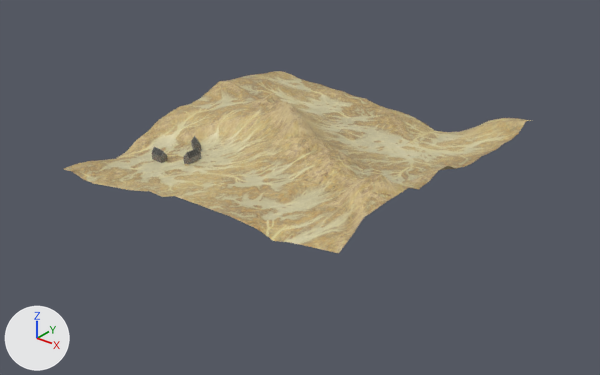
Renders of the FBX model toys/desert/desert.fbx from each side of a commit.
Both versions are drawn from a 50 mm camera at (14.3, -17.99, 10.49) aimed at (0.5, -0.74, -0.21). The lights are fixed; the arrows at lower left show +X, +Y and +Z. Where no turn or scale is listed for an object, it has been applied to the vertices.

In view in the first picture: 'terrain'.
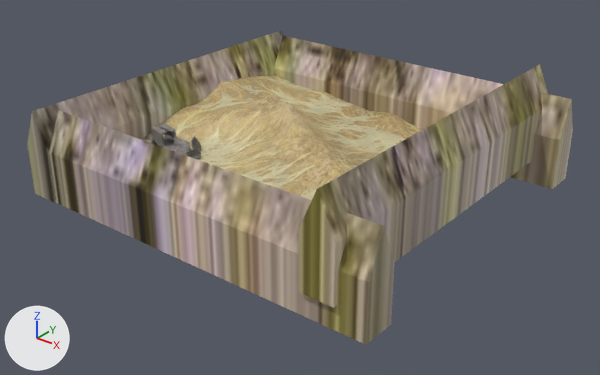
Where the newer file only moved an object's origin or applied its transform, the numbers keep the older frame.

The change, as JSON lines over the scene's bpy script:
```json
{"op": "add", "block": "img_1skala5_jpg", "code": ["img_1skala5_jpg = load_image('1skala5.jpg', '_unpacked/1skala5.jpg', 128, 128, 'sRGB')"]}
{"op": "add", "block": "img_0fbet_jpg", "code": ["img_0fbet_jpg = load_image('0FBET.jpg', '_unpacked/0FBET.jpg', 256, 256, 'sRGB')"]}
{"op": "add", "block": "mat_material_024", "code": ["mat_material_024 = principled_material('Material.024')", "mat_material_024.texture = img_1skala5_jpg"]}
{"op": "add", "block": "mat_material_003", "code": ["mat_material_003 = principled_material('Material.003')", "mat_material_003.texture = img_1skala5_jpg"]}
{"op": "add", "block": "mat_material_004", "code": ["mat_material_004 = principled_material('Material.004')", "mat_material_004.texture = img_1skala5_jpg"]}
{"op": "add", "block": "mat_material_002", "code": ["mat_material_002 = principled_material('Material.002')", "mat_material_002.texture = img_0fbet_jpg"]}
{"op": "add", "block": "mat_material_023", "code": ["mat_material_023 = principled_material('Material.023')", "mat_material_023.texture = img_1skala5_jpg"]}
{"op": "add", "block": "me_cube_007", "code": ["me_cube_007 = bpy.data.meshes.new('Cube.007')", "me_cube_007.from_pydata(...)  # 12 vertices, 10 faces; spans x -5.47..5.47, y -0.49..0.49, z -0.99..1.74", "me_cube_007.materials.append(mat_material_024)  # picture img_1skala5_jpg"]}
{"op": "add", "block": "me_cube_008", "code": ["me_cube_008 = bpy.data.meshes.new('Cube.008')", "me_cube_008.from_pydata(...)  # 12 vertices, 10 faces; spans x -5.47..5.47, y -0.49..0.49, z -0.99..1.74", "me_cube_008.materials.append(mat_material_003)  # picture img_1skala5_jpg"]}
{"op": "add", "block": "me_cube_009", "code": ["me_cube_009 = bpy.data.meshes.new('Cube.009')", "me_cube_009.from_pydata(...)  # 12 vertices, 10 faces; spans x -0.49..0.49, y -5.47..5.47, z -0.99..1.74", "me_cube_009.materials.append(mat_material_004)  # picture img_1skala5_jpg"]}
{"op": "add", "block": "me_cube_003", "code": ["me_cube_003 = bpy.data.meshes.new('Cube.003')", "me_cube_003.from_pydata(...)  # 82 vertices, 82 faces; spans x -1.6..0.39, y -0.51..0.46, z -0.36..0.6", "me_cube_003.materials.append(mat_material_002)  # picture img_0fbet_jpg"]}
{"op": "add", "block": "me_cube_006", "code": ["me_cube_006 = bpy.data.meshes.new('Cube.006')", "me_cube_006.from_pydata(...)  # 12 vertices, 10 faces; spans x -0.49..0.49, y -5.47..5.47, z -0.99..1.74", "me_cube_006.materials.append(mat_material_023)  # picture img_1skala5_jpg"]}
{"op": "add", "block": "ob_dom_005", "code": ["ob_dom_005 = bpy.data.objects.new('dom.005', me_cube_007)", "ob_dom_005.location = (0.65, 4.89, 0.49)"]}
{"op": "add", "block": "ob_dom_006", "code": ["ob_dom_006 = bpy.data.objects.new('dom.006', me_cube_008)", "ob_dom_006.location = (0.68, -5.01, 0.49)"]}
{"op": "add", "block": "ob_dom_007", "code": ["ob_dom_007 = bpy.data.objects.new('dom.007', me_cube_009)", "ob_dom_007.location = (4.87, -0.16, 1.19)"]}
{"op": "add", "block": "ob_ground", "code": ["ob_ground = bpy.data.objects.new('ground', me_cube_003)", "ob_ground.location = (-3.15, -2.07, 0.35)"]}
{"op": "add", "block": "ob_dom_004", "code": ["ob_dom_004 = bpy.data.objects.new('dom.004', me_cube_006)", "ob_dom_004.location = (-5.3, -0.05, 0.49)"]}
```

Boxes [x1, y1, x2, y2] around the edits, measured in the pictures (600 x 375 px):
```json
{"object": "dom.006", "change": "added", "after": [49, 110, 394, 345]}
{"object": "dom.007", "change": "added", "after": [298, 64, 548, 308]}
{"object": "dom.005", "change": "added", "after": [274, 35, 573, 189], "on screen": "beige"}
{"object": "dom.004", "change": "added", "after": [27, 30, 284, 203]}
{"object": "ground", "change": "added", "after": [145, 123, 190, 155]}
```
